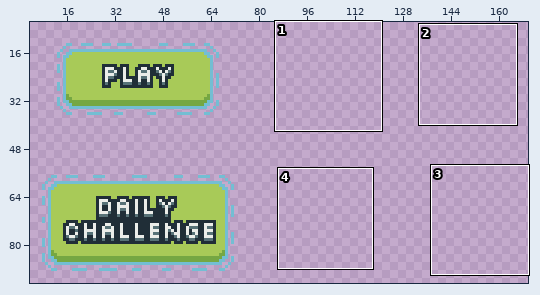
Two states of a pixel-art file, Graphics/buttons.aseprite. The first picture is a wide view before the edit; the outline marks the close-up.
Close-up. Old version:
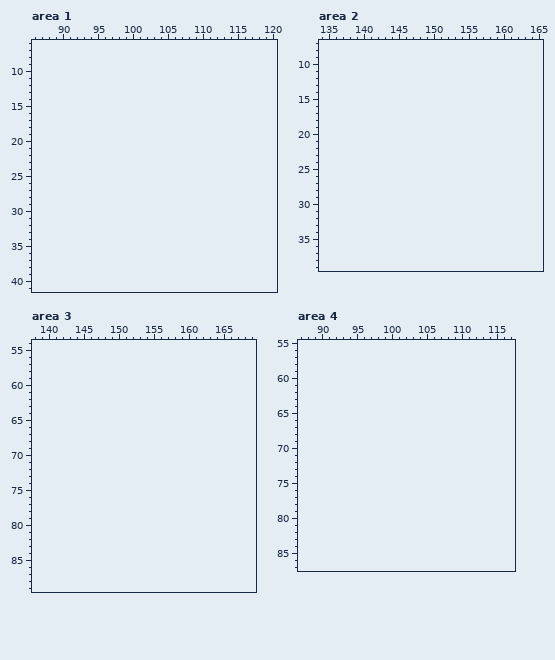
80x96 pixels, 1 frame. Shown: area 1: x 86..120, y 6..41; area 2: x 134..165, y 7..39; area 3: x 138..169, y 54..89; area 4: x 87..117, y 55..87. The old version is drawn lined up with the new one, on the new canvas. The wide view leaves out empty margins.
And afterwards:
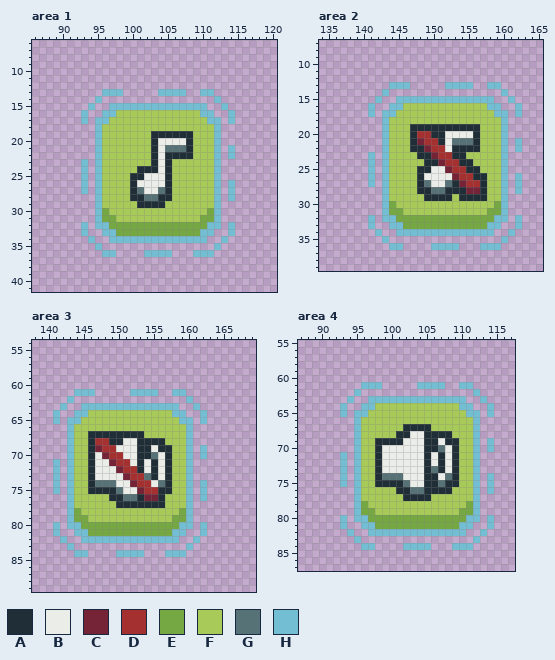
Palette (. is transparent): A #202e37  B #ebede9  C #752438  D #a53030  E #75a743  F #a8ca58  G #577277  H #73bed3
Edits made:
canvas 80x96 -> 176x96
Area 1:
y 13: x 96..98 ... -> HHH; x 104..107 .... -> HHHH; x 110..111 .. -> HH
y 14: x 95 . -> H; x 112 . -> H
y 15: x 94 . -> H; x 97..110 .............. -> HHHHHHHHHHHHHH; x 113 . -> H
y 16: x 93 . -> H; x 96..111 ................ -> HHFFFFFFFFFFFFHH; x 114 . -> H
y 17: x 93 . -> H; x 95..112 .................. -> HHFFFFFFFFFFFFFFHH; x 114 . -> H
y 18: x 95..112 .................. -> HFFFFFFFFFFFFFFFFH
y 19: x 95..112 .................. -> HFFFFFFFAAAAAAFFFH
y 20: x 95..112 .................. -> HFFFFFFFABBBBAFFFH
y 21: x 95..112 .................. -> HFFFFFFFABGGGAFFFH; x 114 . -> H
y 22: x 95..112 .................. -> HFFFFFFFABAAAAFFFH; x 114 . -> H
y 23: x 93 . -> H; x 95..112 .................. -> HFFFFFFFABAFFFFFFH
y 24: x 93 . -> H; x 95..112 .................. -> HFFFFFAAABAFFFFFFH
y 25: x 93 . -> H; x 95..112 .................. -> HFFFFAABBBAFFFFFFH
y 26: x 93 . -> H; x 95..112 .................. -> HFFFFABBBBAFFFFFFH; x 114 . -> H
y 27: x 93 . -> H; x 95..112 .................. -> HFFFFAGBBGAFFFFFFH; x 114 . -> H
y 28: x 95..112 .................. -> HFFFFAAGGAAFFFFFFH; x 114 . -> H
y 29: x 95..112 .................. -> HFFFFFAAAAFFFFFFFH
y 30: x 95..112 .................. -> HEFFFFFFFFFFFFFFEH
y 31: x 95..112 .................. -> HEEFFFFFFFFFFFFEEH
y 32: x 93 . -> H; x 95..112 .................. -> HHEEEEEEEEEEEEEEHH; x 114 . -> H
y 33: x 93 . -> H; x 96..111 ................ -> HHEEEEEEEEEEEEHH; x 114 . -> H
y 34: x 94 . -> H; x 97..110 .............. -> HHHHHHHHHHHHHH; x 113 . -> H
y 35: x 95 . -> H; x 112 . -> H
y 36: x 96..97 .. -> HH; x 102..105 .... -> HHHH; x 109..111 ... -> HHH
Area 2:
y 13: x 144..146 ... -> HHH; x 152..155 .... -> HHHH; x 158..159 .. -> HH
y 14: x 143 . -> H; x 160 . -> H
y 15: x 142 . -> H; x 145..158 .............. -> HHHHHHHHHHHHHH; x 161 . -> H
y 16: x 141 . -> H; x 144..159 ................ -> HHFFFFFFFFFFFFHH; x 162 . -> H
y 17: x 141 . -> H; x 143..160 .................. -> HHFFFFFFFFFFFFFFHH; x 162 . -> H
y 18: x 143..160 .................. -> HFFFFFFFFFFFFFFFFH
y 19: x 143..160 .................. -> HFFFAAAAAAAAAAFFFH
y 20: x 143..160 .................. -> HFFFADDAABBBBAFFFH
y 21: x 143..160 .................. -> HFFFACDDABGGGAFFFH; x 162 . -> H
y 22: x 143..160 .................. -> HFFFAACDDBAAAAFFFH; x 162 . -> H
y 23: x 141 . -> H; x 143..160 .................. -> HFFFFAACDDAAFFFFFH
y 24: x 141 . -> H; x 143..160 .................. -> HFFFFFAACDDAAFFFFH
y 25: x 141 . -> H; x 143..160 .................. -> HFFFFAABBCDDAAFFFH
y 26: x 141 . -> H; x 143..160 .................. -> HFFFFABBBBCDDAAFFH; x 162 . -> H
y 27: x 141 . -> H; x 143..160 .................. -> HFFFFAGBBGACDDAFFH; x 162 . -> H
y 28: x 143..160 .................. -> HFFFFAAGGAAACCAFFH; x 162 . -> H
y 29: x 143..160 .................. -> HFFFFFAAAAFAAAAFFH
y 30: x 143..160 .................. -> HEFFFFFFFFFFFFFFEH
y 31: x 143..160 .................. -> HEEFFFFFFFFFFFFEEH
y 32: x 141 . -> H; x 143..160 .................. -> HHEEEEEEEEEEEEEEHH; x 162 . -> H
y 33: x 141 . -> H; x 144..159 ................ -> HHEEEEEEEEEEEEHH; x 162 . -> H
y 34: x 142 . -> H; x 145..158 .............. -> HHHHHHHHHHHHHH; x 161 . -> H
y 35: x 143 . -> H; x 160 . -> H
y 36: x 144..145 .. -> HH; x 150..153 .... -> HHHH; x 157..159 ... -> HHH
Area 3:
y 61: x 144..146 ... -> HHH; x 152..155 .... -> HHHH; x 158..159 .. -> HH
y 62: x 143 . -> H; x 160 . -> H
y 63: x 142 . -> H; x 145..158 .............. -> HHHHHHHHHHHHHH; x 161 . -> H
y 64: x 141 . -> H; x 144..159 ................ -> HHFFFFFFFFFFFFHH; x 162 . -> H
y 65: x 141 . -> H; x 143..160 .................. -> HHFFFFFFFFFFFFFFHH; x 162 . -> H
y 66: x 143..160 .................. -> HFFFFFFFFFFFFFFFFH
y 67: x 143..160 .................. -> HFFAAAAAAAAFFFFFFH
y 68: x 143..160 .................. -> HFFADDAABBAAAAFFFH
y 69: x 143..160 .................. -> HFFACDDBBBAABAAFFH; x 162 . -> H
y 70: x 143..160 .................. -> HFFABCDDBBAAGBAFFH; x 162 . -> H
y 71: x 141 . -> H; x 143..160 .................. -> HFFABBCDDBABABAFFH
y 72: x 141 . -> H; x 143..160 .................. -> HFFABBBCDDABABAFFH
y 73: x 141 . -> H; x 143..160 .................. -> HFFABBBBCDDGABAFFH
y 74: x 141 . -> H; x 143..160 .................. -> HFFAGGGBBCDDBGAFFH; x 162 . -> H
y 75: x 141 . -> H; x 143..160 .................. -> HFFAAAAGBBCDDAAFFH; x 162 . -> H
y 76: x 143..160 .................. -> HFFFFFAAGGACCAFFFH; x 162 . -> H
y 77: x 143..160 .................. -> HFFFFFFAAAAAAAFFFH
y 78: x 143..160 .................. -> HEFFFFFFFFFFFFFFEH
y 79: x 143..160 .................. -> HEEFFFFFFFFFFFFEEH
y 80: x 141 . -> H; x 143..160 .................. -> HHEEEEEEEEEEEEEEHH; x 162 . -> H
y 81: x 141 . -> H; x 144..159 ................ -> HHEEEEEEEEEEEEHH; x 162 . -> H
y 82: x 142 . -> H; x 145..158 .............. -> HHHHHHHHHHHHHH; x 161 . -> H
y 83: x 143 . -> H; x 160 . -> H
y 84: x 144..145 .. -> HH; x 150..153 .... -> HHHH; x 157..159 ... -> HHH
Area 4:
y 61: x 96..98 ... -> HHH; x 104..107 .... -> HHHH; x 110..111 .. -> HH
y 62: x 95 . -> H; x 112 . -> H
y 63: x 94 . -> H; x 97..110 .............. -> HHHHHHHHHHHHHH; x 113 . -> H
y 64: x 93 . -> H; x 96..111 ................ -> HHFFFFFFFFFFFFHH; x 114 . -> H
y 65: x 93 . -> H; x 95..112 .................. -> HHFFFFFFFFFFFFFFHH; x 114 . -> H
y 66: x 95..112 .................. -> HFFFFFFFFFFFFFFFFH
y 67: x 95..112 .................. -> HFFFFFFAAAAFFFFFFH
y 68: x 95..112 .................. -> HFFFFFAABBAAAAFFFH
y 69: x 95..112 .................. -> HFFAAAABBBAABAAFFH; x 114 . -> H
y 70: x 95..112 .................. -> HFFABBBBBBAAGBAFFH; x 114 . -> H
y 71..72: x 93 . -> H; x 95..112 .................. -> HFFABBBBBBABABAFFH
y 73: x 93 . -> H; x 95..112 .................. -> HFFABBBBBBAGABAFFH
y 74: x 93 . -> H; x 95..112 .................. -> HFFAGGGBBBAABGAFFH; x 114 . -> H
y 75: x 93 . -> H; x 95..112 .................. -> HFFAAAAGBBAAGAAFFH; x 114 . -> H
y 76: x 95..112 .................. -> HFFFFFAAGGAAAAFFFH; x 114 . -> H
y 77: x 95..112 .................. -> HFFFFFFAAAAFFFFFFH
y 78: x 95..112 .................. -> HEFFFFFFFFFFFFFFEH
y 79: x 95..112 .................. -> HEEFFFFFFFFFFFFEEH
y 80: x 93 . -> H; x 95..112 .................. -> HHEEEEEEEEEEEEEEHH; x 114 . -> H
y 81: x 93 . -> H; x 96..111 ................ -> HHEEEEEEEEEEEEHH; x 114 . -> H
y 82: x 94 . -> H; x 97..110 .............. -> HHHHHHHHHHHHHH; x 113 . -> H
y 83: x 95 . -> H; x 112 . -> H
y 84: x 96..97 .. -> HH; x 102..105 .... -> HHHH; x 109..111 ... -> HHH
Changed places in both close-ups, as pixel boxes (x1, y1, x2, y2):
added: (81, 89, 235, 257)
added: (368, 82, 522, 250)
added: (53, 389, 207, 557)
added: (340, 382, 494, 550)
